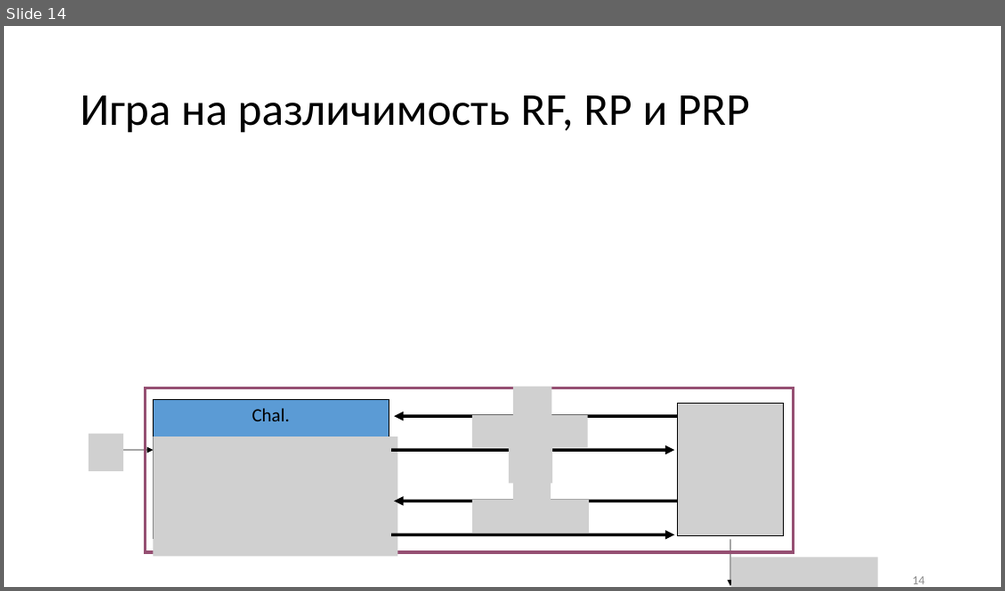
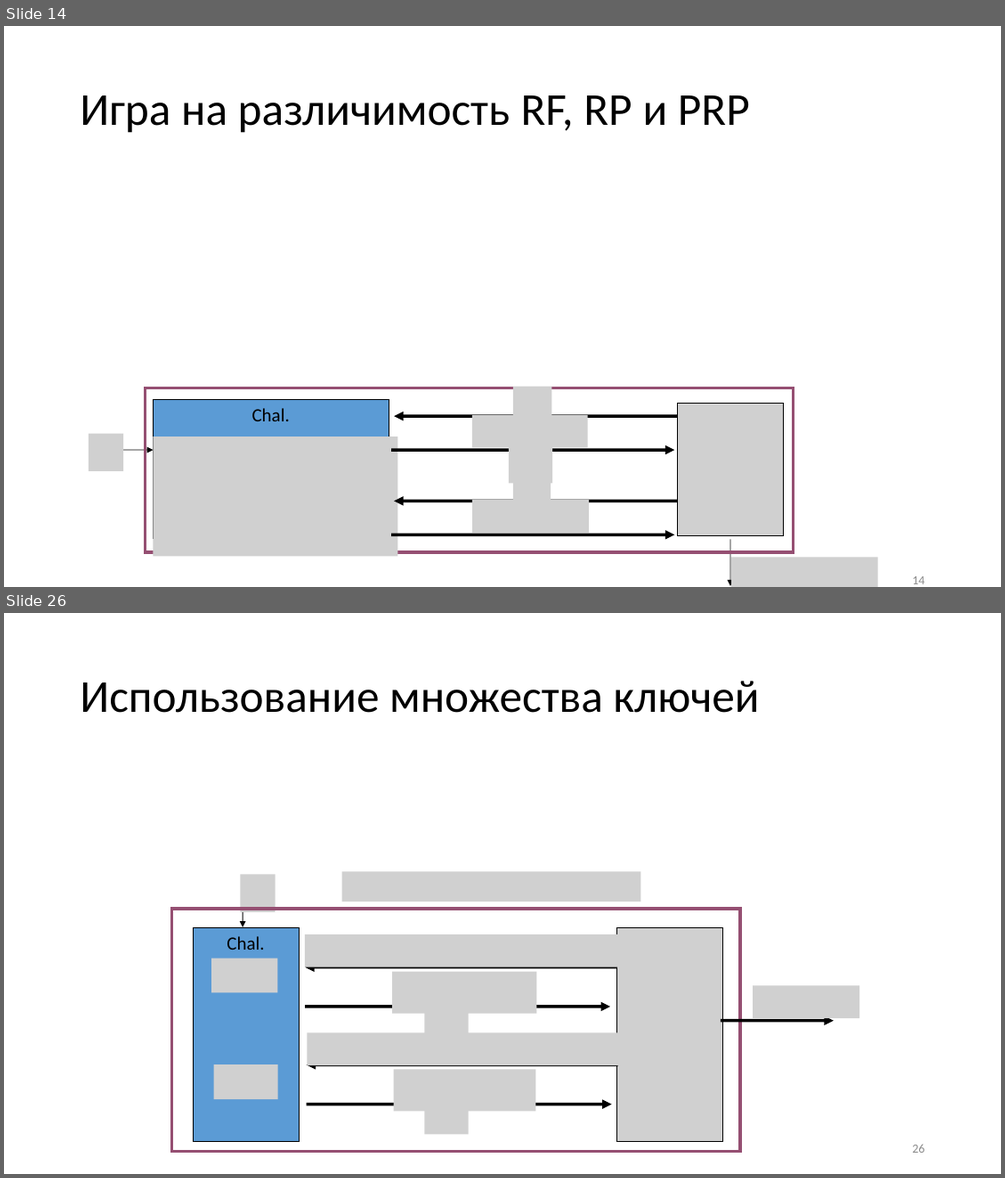
Before and after one commit to CryptoCourse/CryptoLectures, a slide deck: Lectures/Lecture6.pptx. Shown one above the other, each under a label of ours: slide 14 before the commit, slides 14 and 26 after it; the slides between them are not shown. The pictures are 1005x591 and 1005x1178 pixels, drawn with LibreOffice and Linux fonts; fonts in the diff are those of the drawing; grey boxes stand for pictures. Boxes give left, top, right and bottom in pixels: in the first picture for what was removed or moved away, otherwise in the second. Text is boxed around its words. In the diff, an @@ line names an element or a change of style, - is before the commit and + after.

```diff
--- a/Lectures/Lecture6.pptx
+++ b/Lectures/Lecture6.pptx
@@ slide 26 added at [4,613,1001,1174], background #FFFFFF @@
@@ title added at [80,681,759,713], 44 pt, text #000000 @@
+Использование множества ключей
@@ picture added at [241,874,275,911] @@
@@ picture added at [342,872,641,901] @@
@@ arrow added from (243, 885) to (243, 927), #000000 0.75 pt @@
@@ rectangle added at [172,908,741,1151], outline #954F72 3 pt @@
@@ rectangle added at [194,927,299,1142], fill #5B9BD5, outline #000000 0.75 pt, 18 pt, text #000000 @@
+Chal.
@@ picture added at [616,927,722,1142] @@
@@ picture added at [212,957,278,992] @@
@@ picture added at [305,934,629,967] @@
@@ arrow added from (616, 966) to (306, 966), #000000 3 pt @@
@@ picture added at [392,971,536,1013] @@
@@ picture added at [752,985,859,1018] @@
@@ arrow added from (306, 1006) to (610, 1006), #000000 3 pt @@
@@ picture added at [424,991,469,1034] @@
@@ picture added at [307,1032,619,1065] @@
@@ arrow added from (720, 1021) to (833, 1021), #000000 3 pt @@
@@ picture added at [213,1064,278,1099] @@
@@ arrow added from (618, 1064) to (306, 1064), #000000 3 pt @@
@@ picture added at [394,1070,535,1111] @@
@@ picture added at [424,1092,469,1135] @@
@@ arrow added from (306, 1104) to (612, 1104), #000000 3 pt @@
@@ page number added at [912,1144,924,1152], 12 pt, text #8C8C8C @@
+26
```
Also in this commit, not shown: 23 other slides added.
